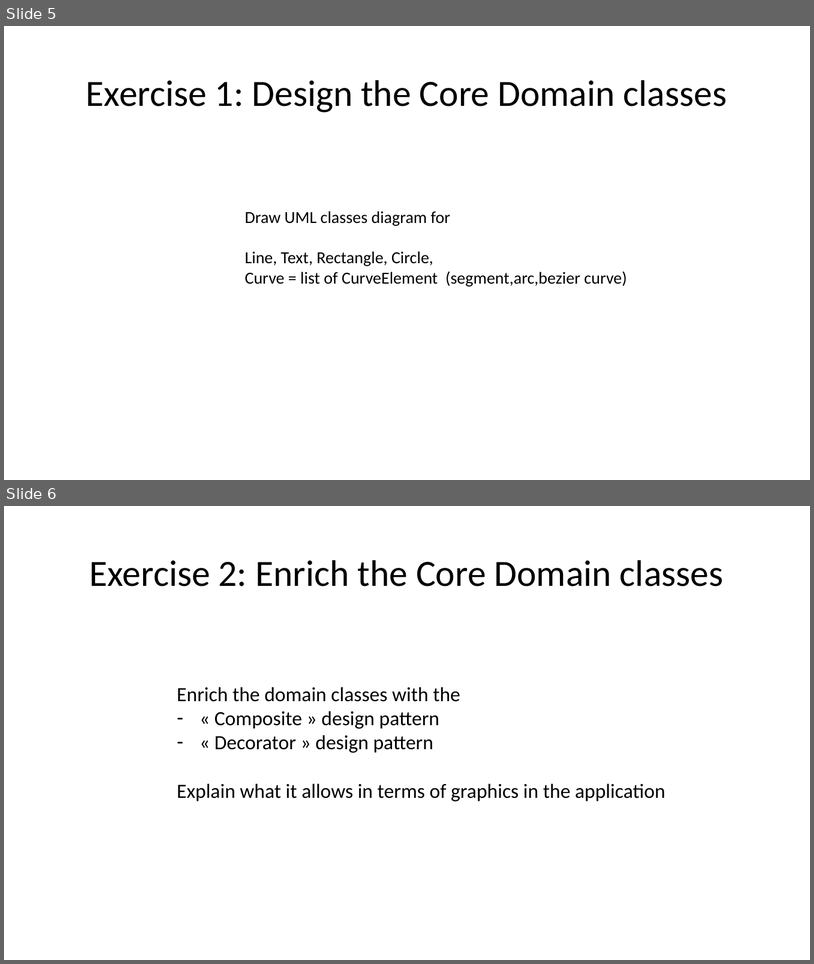
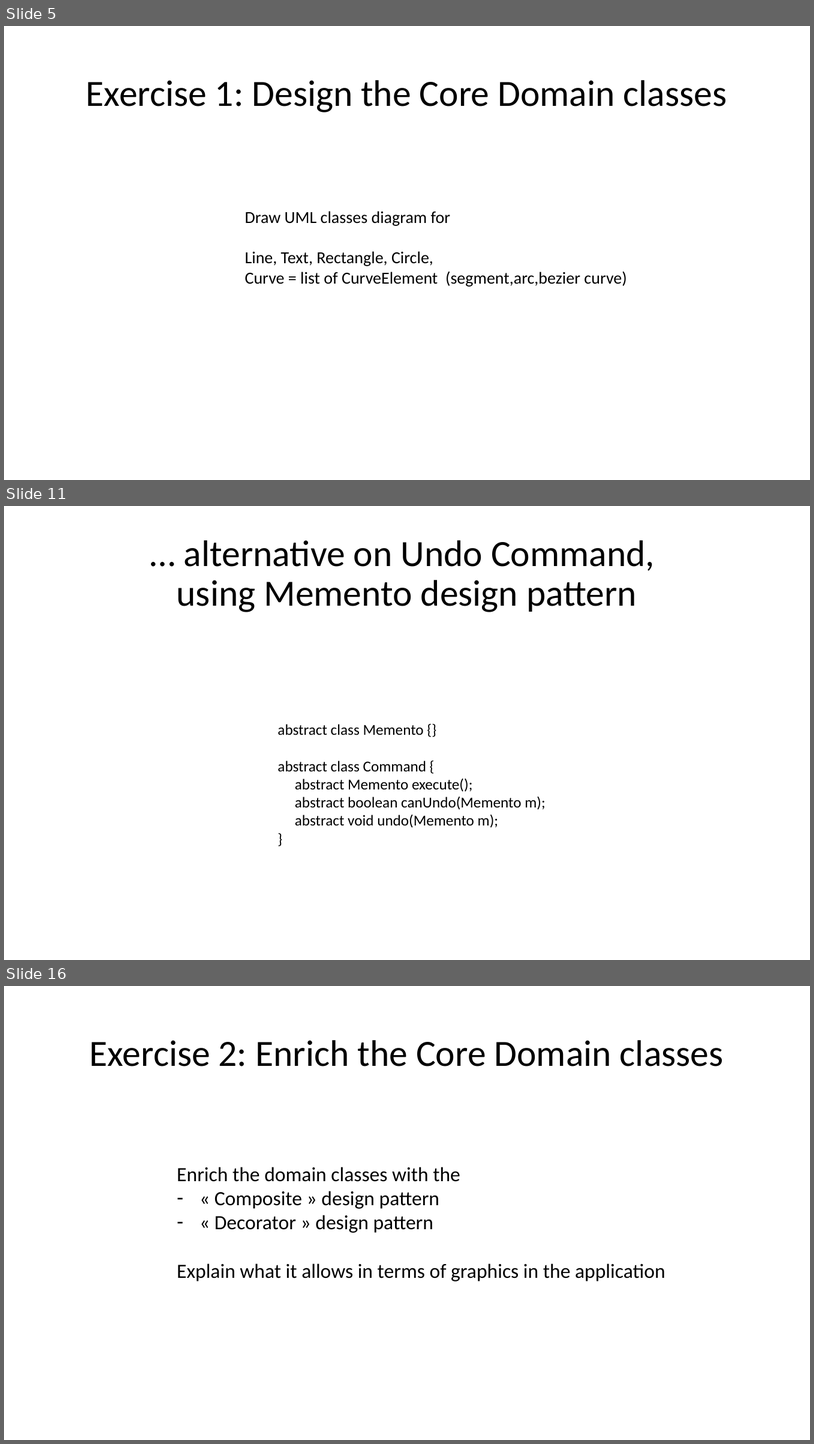
Before and after one commit to Arnaud-Nauwynck/presentations, a slide deck: java/TP-design-patterns/handson-3-design-patterns.pptx. Shown one above the other, each under a label of ours: slides 5 and 6 before the commit, slides 5, 11 and 16 after it; the slides between them are not shown. The pictures are 814x964 and 814x1444 pixels, drawn with LibreOffice and Linux fonts; fonts in the diff are those of the drawing. Boxes give left, top, right and bottom in pixels: in the first picture for what was removed or moved away, otherwise in the second. Text is boxed around its words. In the diff, an @@ line names an element or a change of style, - is before the commit and + after.

```diff
--- a/java/TP-design-patterns/handson-3-design-patterns.pptx
+++ b/java/TP-design-patterns/handson-3-design-patterns.pptx
@@ slide 11 added at box(4, 506, 810, 960), background #FFFFFF @@
@@ title added at box(177, 540, 655, 612), 44 pt, text #000000 @@
+… alternative on Undo Command,
+using Memento design pattern
@@ text added at box(278, 724, 545, 828), 18 pt, text #000000 @@
+abstract class Memento {}
+abstract class Command {
+abstract Memento execute();
+abstract boolean canUndo(Memento m);
+abstract void undo(Memento m);
+}
@@ what was slide 6 is now slide 16 @@
```
Also in this commit, not shown: 2 slides changed, 8 other slides added, 3 other files.
